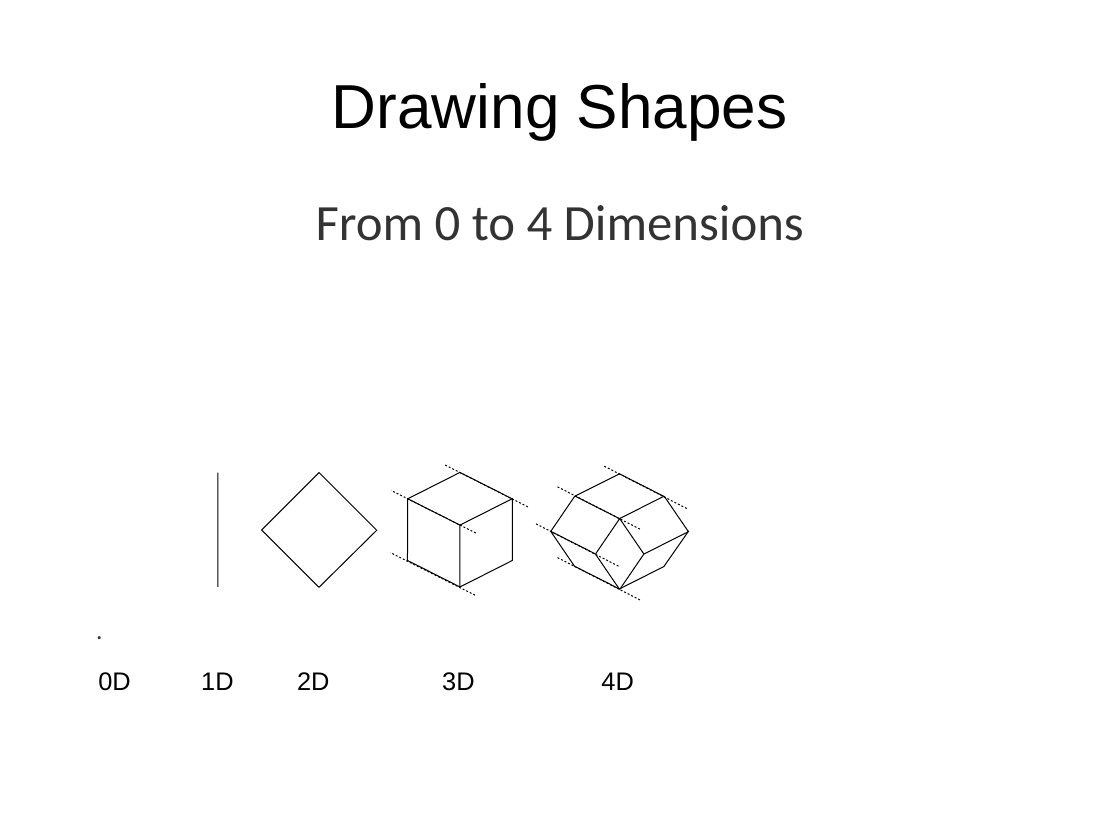
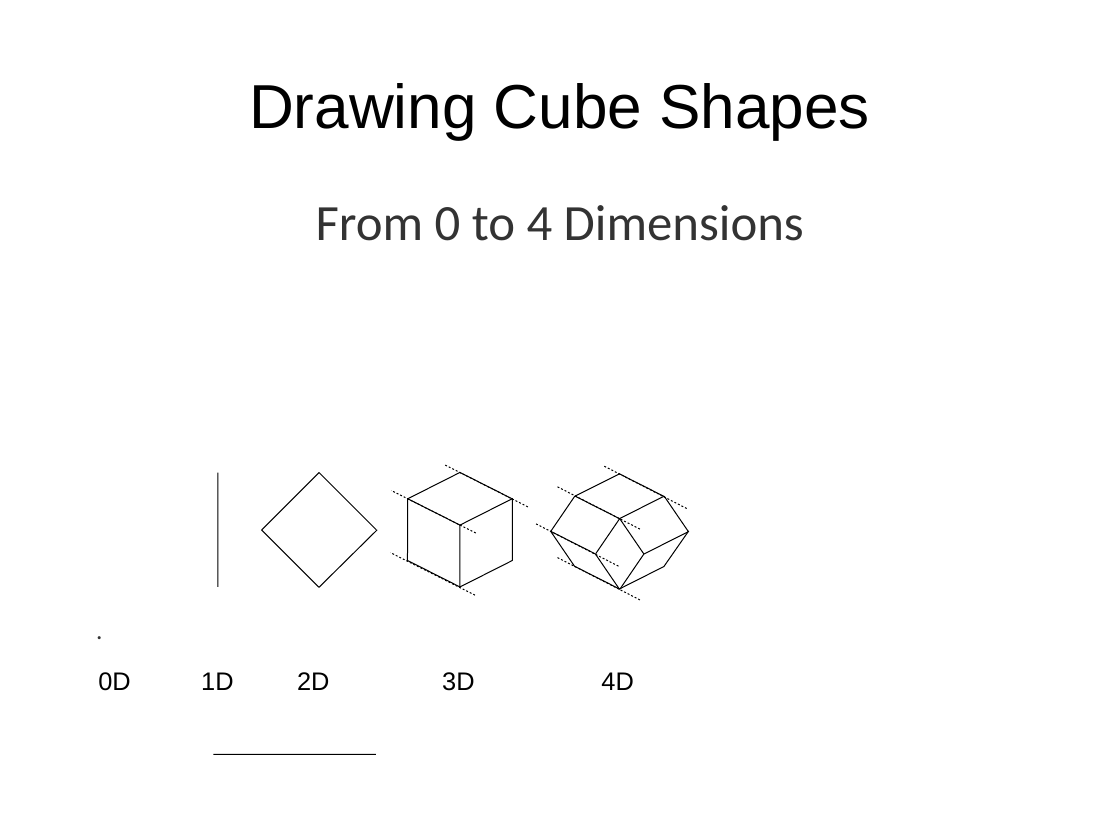
Before and after one commit to tigerfarm/docroot, a slide deck: slide 2 of books/content/cubes/9aDrawAll.odp. Drawn at 1120x840 pixels with LibreOffice and Linux fonts; fonts in the diff are those of the drawing; background and template pictures are left out. Boxes give left, top, right and bottom in pixels: in the first picture for what was removed or moved away, otherwise in the second. Text is boxed around its words. In the diff, an @@ line names an element or a change of style, - is before the commit and + after.

```diff
--- a/books/content/cubes/9aDrawAll.odp
+++ b/books/content/cubes/9aDrawAll.odp
@@ title at [249, 83, 869, 139]: text changed @@
-Drawing Shapes
+Drawing Cube Shapes
@@ line added from (376, 754) to (213, 754), #000000 0.71 pt @@
```
Also in this commit, not shown: 11 other slides changed, 7 slides added, 9 slides removed, 9 other files.
